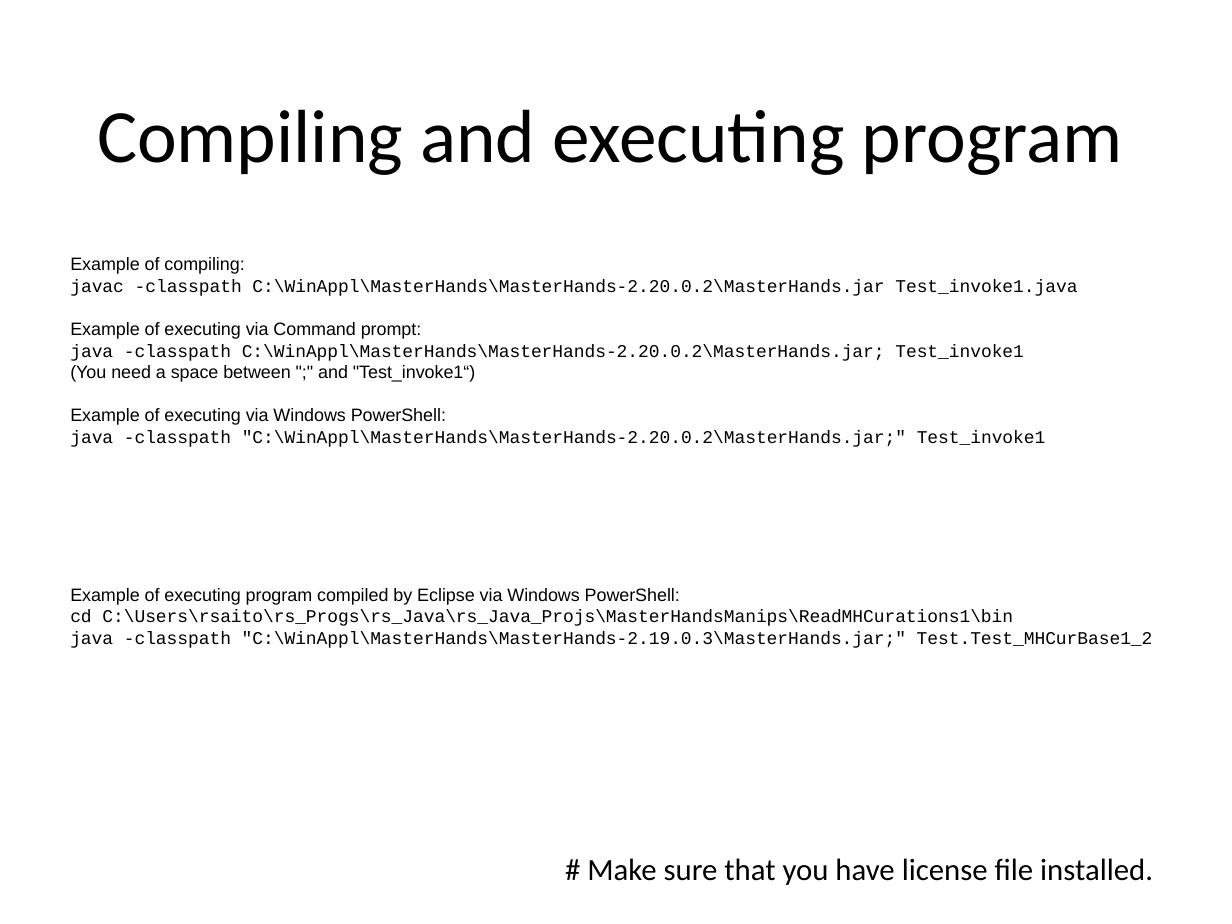
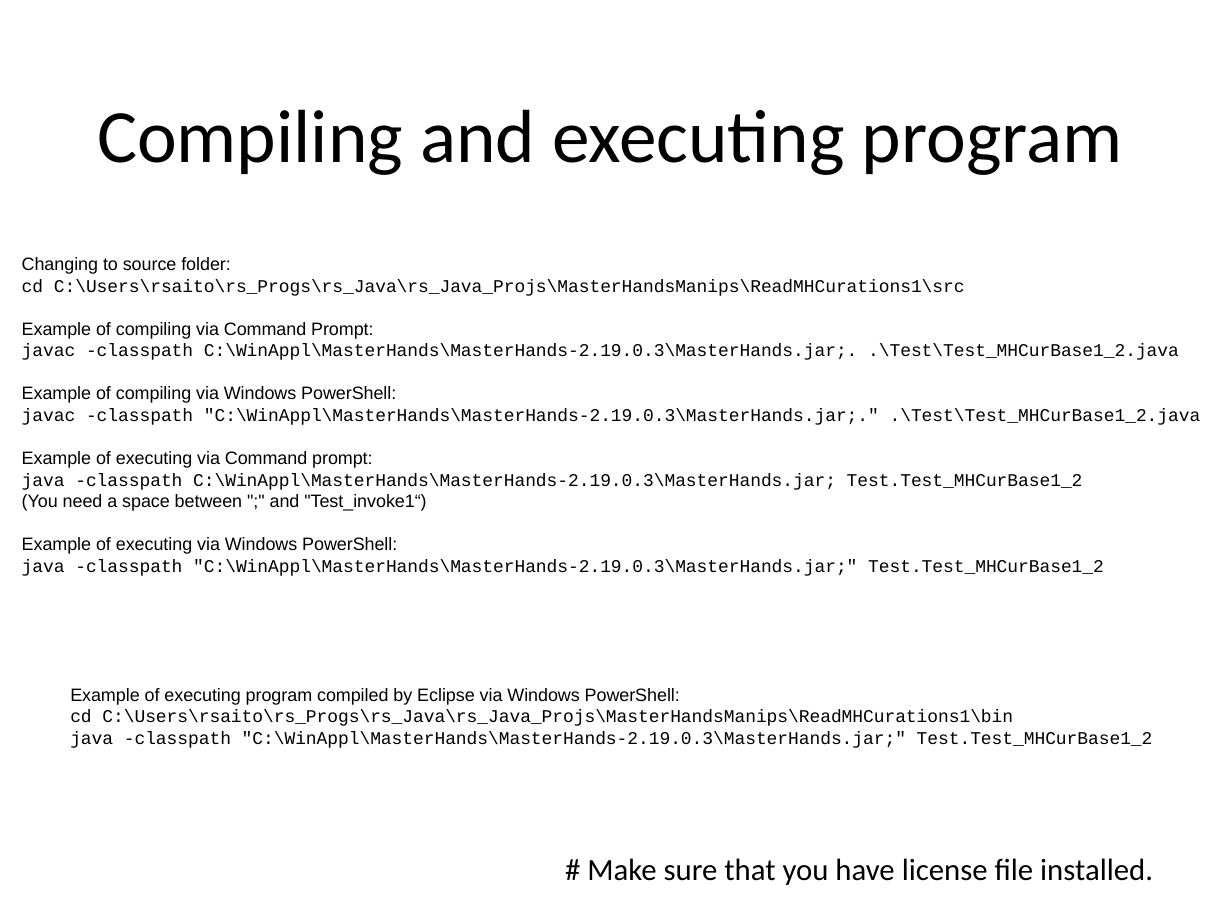
Before and after one commit to golgo8128/rs_Java_Projs, a slide deck: slide 4 of MasterHandsManips/ReadMHCurations1/doc/usingMasterHandsAPI_from_Java1.pptx. Drawn at 1232x924 pixels with LibreOffice and Linux fonts; fonts in the diff are those of the drawing. Boxes give left, top, right and bottom in pixels: in the first picture for what was removed or moved away, otherwise in the second. Text is boxed around its words. In the diff, an @@ line names an element or a change of style, - is before the commit and + after.

```diff
--- a/MasterHandsManips/ReadMHCurations1/doc/usingMasterHandsAPI_from_Java1.pptx
+++ b/MasterHandsManips/ReadMHCurations1/doc/usingMasterHandsAPI_from_Java1.pptx
@@ text "Changing to source folder:": place and size @@
-text "Changing to source folder:" at bbox=[70, 257, 1077, 447]
+text "Changing to source folder:" at bbox=[22, 257, 1201, 576]
@@ text at bbox=[22, 257, 1201, 425]: text changed @@
-Example of compiling:
-javac -classpath C:\WinAppl\MasterHands\MasterHands-2.20.0.2\MasterHands.jar Test_invoke1.java
+Changing to source folder:
+cd C:\Users\rsaito\rs_Progs\rs_Java\rs_Java_Projs\MasterHandsManips\ReadMHCurations1\src
+Example of compiling via Command Prompt:
+javac -classpath C:\WinAppl\MasterHands\MasterHands-2.19.0.3\MasterHands.jar;. .\Test\Test_MHCurBase1_2.java
+Example of compiling via Windows PowerShell:
+javac -classpath "C:\WinAppl\MasterHands\MasterHands-2.19.0.3\MasterHands.jar;." .\Test\Test_MHCurBase1_2.java
@@ text at bbox=[22, 473, 1083, 490]: text changed @@
-java -classpath C:\WinAppl\MasterHands\MasterHands-2.20.0.2\MasterHands.jar; Test_invoke1
+java -classpath C:\WinAppl\MasterHands\MasterHands-2.19.0.3\MasterHands.jar; Test.Test_MHCurBase1_2
@@ text at bbox=[22, 559, 1104, 576]: text changed @@
-java -classpath "C:\WinAppl\MasterHands\MasterHands-2.20.0.2\MasterHands.jar;" Test_invoke1
+java -classpath "C:\WinAppl\MasterHands\MasterHands-2.19.0.3\MasterHands.jar;" Test.Test_MHCurBase1_2
@@ text "Example of executing program compiled ...": place and size @@
-text "Example of executing program compiled ..." at bbox=[70, 588, 1153, 648]
+text "Example of executing program compiled ..." at bbox=[70, 688, 1153, 748]
```
